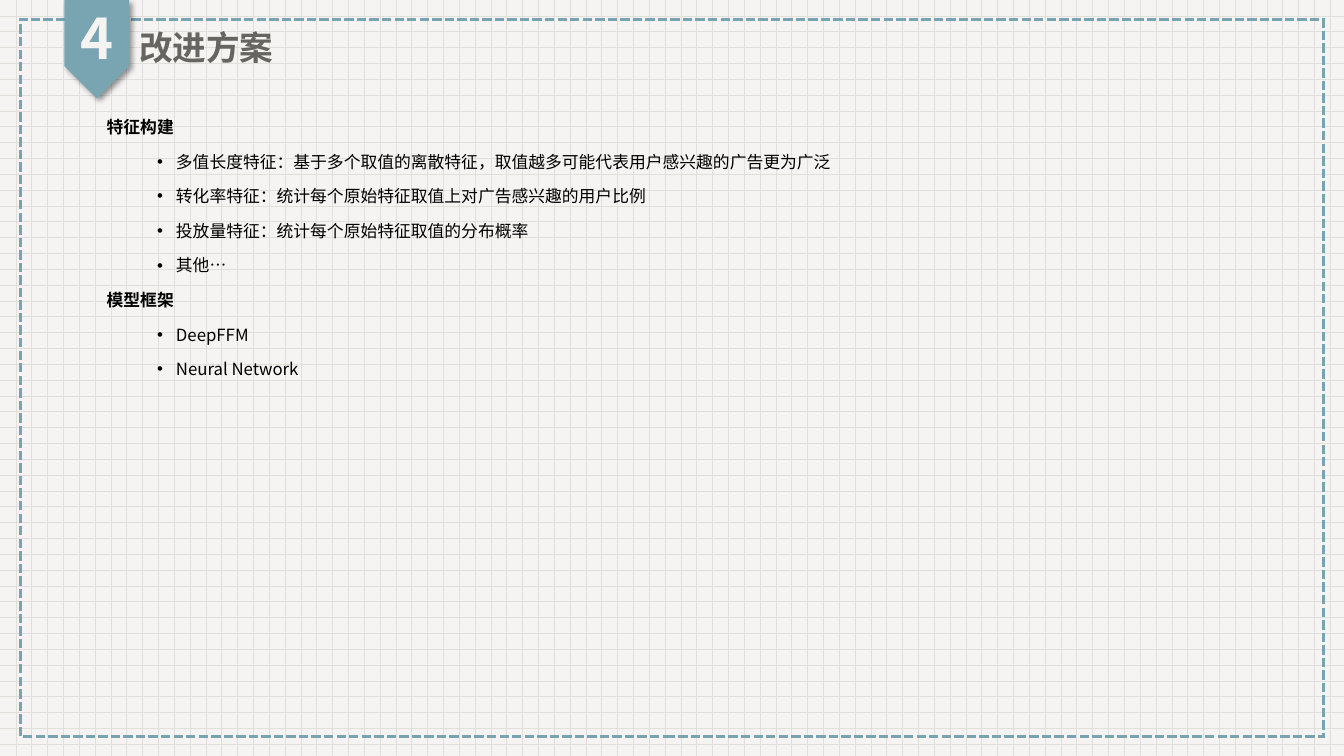
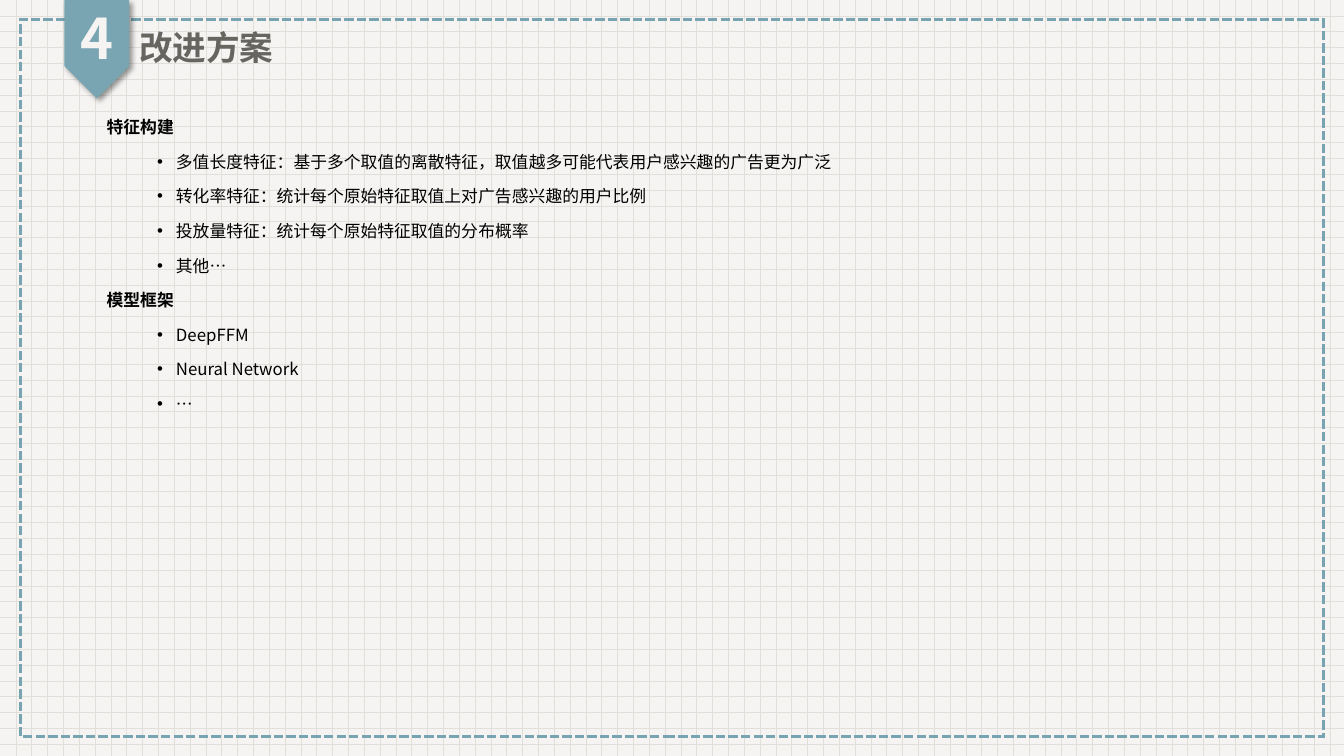
Before and after one commit to HannanKan/DM-Class-Project, a slide deck: slide 14 of resources/ppts/第3次.pptx (slide 12 before the commit). Drawn at 1344x756 pixels with LibreOffice and Linux fonts; fonts in the diff are those of the drawing. Boxes give left, top, right and bottom in pixels: in the first picture for what was removed or moved away, otherwise in the second. Text is boxed around its words. In the diff, an @@ line names an element or a change of style, - is before the commit and + after.

```diff
--- a/resources/ppts/第3次.pptx
+++ b/resources/ppts/第3次.pptx
@@ text at bbox=[107, 119, 831, 376]: paragraph added @@
+  • …
```
Also in this commit, not shown: 3 other slides changed, 3 slides added, 1 slide removed, 6 other files.
